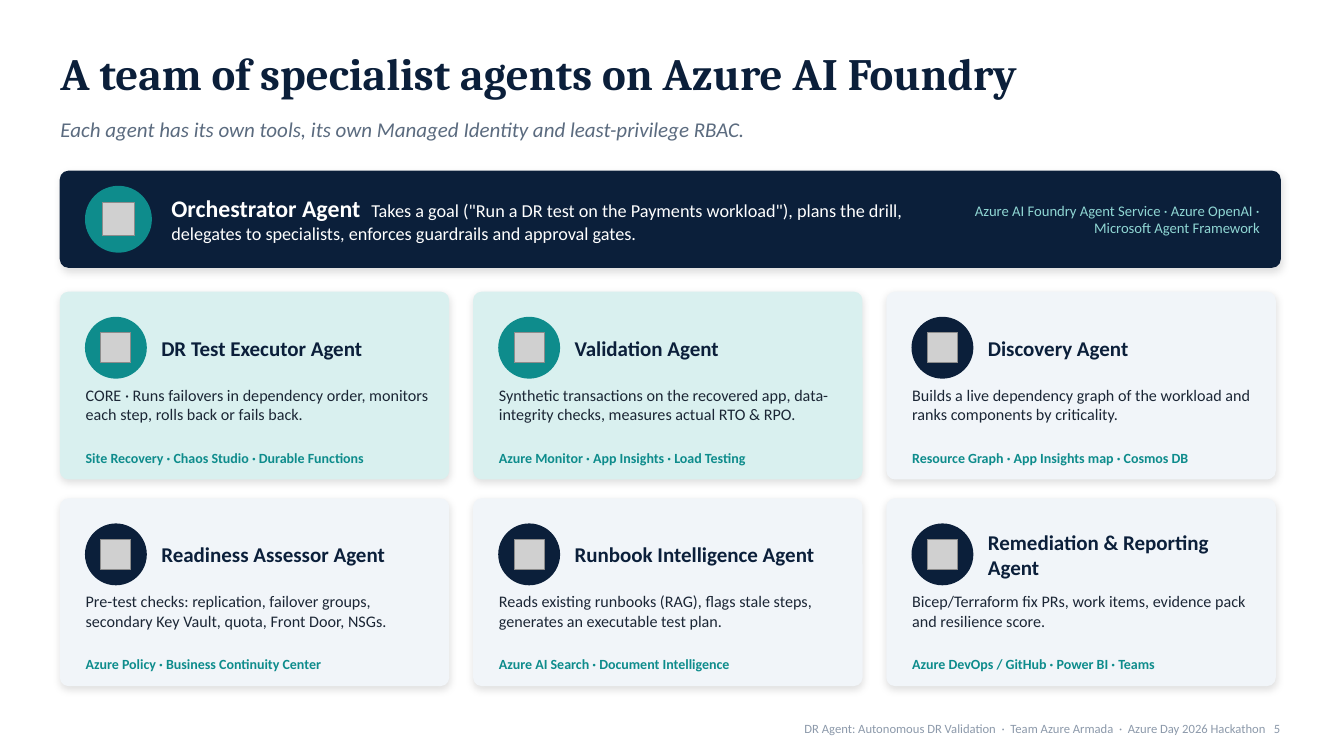
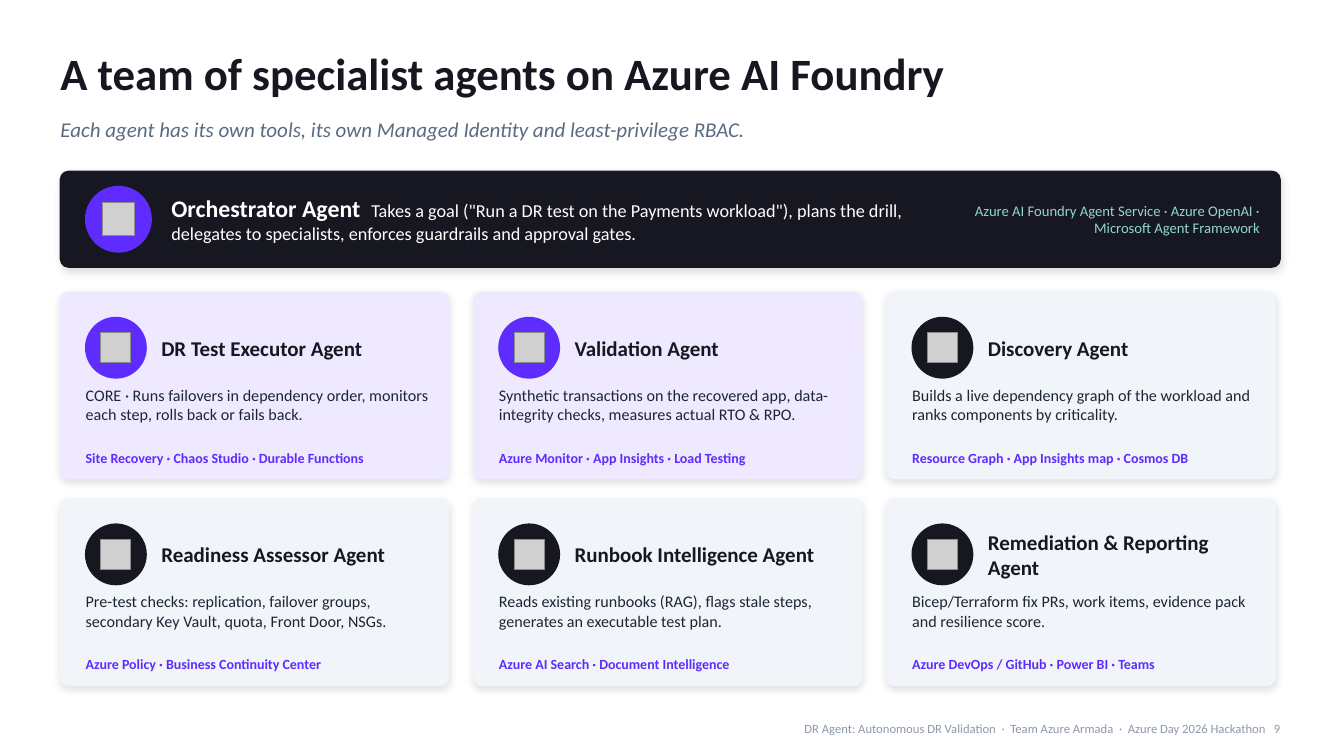
Before and after one commit to kishalr-virtusa/Azure-Armada, a slide deck: slide 9 of docs/deck/DR-Agent-Azure-Day-2026.pptx (slide 5 before the commit). Drawn at 1344x756 pixels with LibreOffice and Linux fonts; fonts in the diff are those of the drawing; grey boxes stand for pictures. Boxes give left, top, right and bottom in pixels: in the first picture for what was removed or moved away, otherwise in the second. Text is boxed around its words. In the diff, an @@ line names an element or a change of style, - is before the commit and + after.

```diff
--- a/docs/deck/DR-Agent-Azure-Day-2026.pptx
+++ b/docs/deck/DR-Agent-Azure-Day-2026.pptx
@@ text "A team of specialist agents ..." at box(60, 58, 944, 98): font Cambria to Calibri, text colour #0B1F3A to #171721 @@
@@ rounded rectangle at box(60, 292, 449, 479): fill #D9F0EF to #EFE9FF; outline #D9F0EF 1 pt to #EFE9FF 1 pt @@
@@ rounded rectangle at box(474, 292, 862, 479): fill #D9F0EF to #EFE9FF; outline #D9F0EF 1 pt to #EFE9FF 1 pt @@
@@ fill #0E8C8C to #5E2CFE; outline #0E8C8C 1 pt to #5E2CFE 1 pt in 3 elements at box(86, 187, 151, 252), box(86, 318, 146, 378), box(499, 318, 560, 378) @@
@@ fill #0B1F3A to #171721; outline #0B1F3A 1 pt to #171721 1 pt in 5 elements at box(60, 171, 1280, 267), box(912, 318, 973, 378), box(86, 524, 146, 585), box(499, 524, 560, 585), box(912, 524, 973, 585) @@
@@ text colour #0B1F3A to #171721 in 6 elements at box(161, 342, 362, 360), box(575, 341, 718, 360), box(988, 341, 1128, 360), box(161, 547, 385, 566), box(575, 547, 814, 566), box(988, 535, 1209, 579) @@
@@ text colour #0E8C8C to #5E2CFE in 6 elements at box(86, 453, 364, 465), box(499, 453, 745, 466), box(912, 453, 1189, 466), box(86, 659, 321, 672), box(499, 659, 730, 672), box(912, 659, 1155, 671) @@
```
Also in this commit, not shown: 8 other slides changed, 6 slides added, 1 slide removed, 4 other files.
